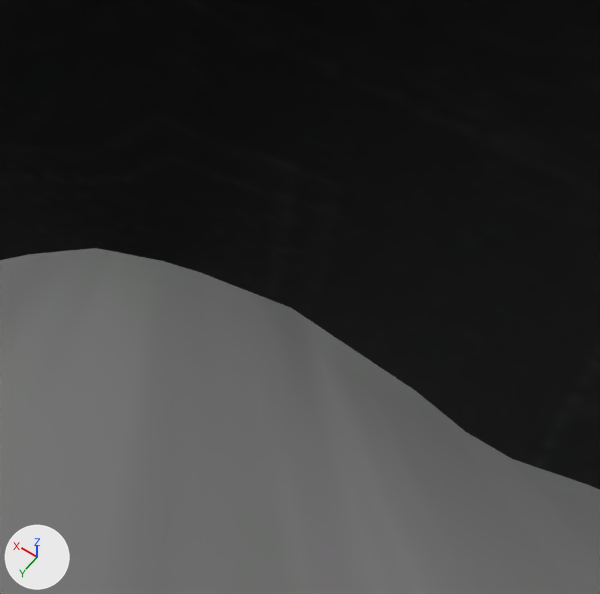
Renders of the FBX model flank/Walking.fbx from each side of a commit.
The view is the same before and after, from a camera (50 mm lens) standing at (-0.0094, 0.0236, -0.5536) and looking at (0.0006, 0.0097, -0.5754). The axes (+X, +Y, +Z) are drawn at lower left. The lights are the same throughout. The older version comes first. Where no turn or scale is listed for an object, it has been applied to the vertices.

The first picture shows 'franklin'.
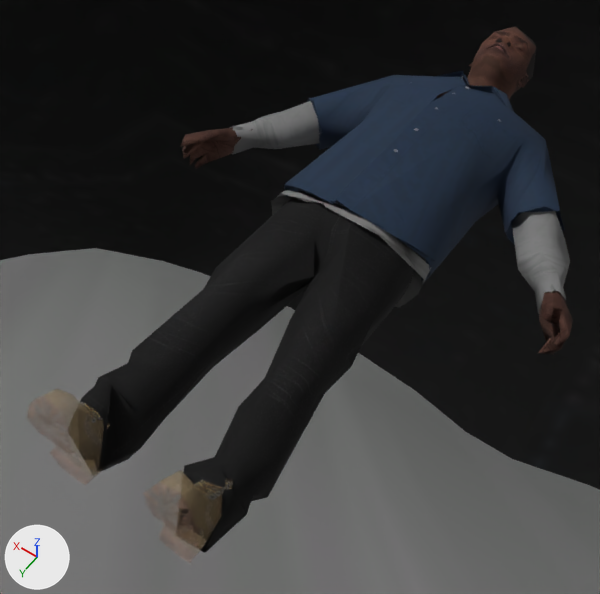
The newer file is also rescaled (x100.0), turned or shifted as a whole; pictures and numbers use the older file's frame.

Changed parts and their boxes (x1, y1, x2, y2) in the pictures (600 x 594 px):
'franklin.001', added
    after: (34, 26, 573, 563)
    faces in mat_material__214_001 (picture img_lowr_diff_008_e_uni_1_png): (67, 191, 426, 553)
    faces in mat_material__190_001 (picture img_uppr_diff_008_j_uni_png): (230, 70, 570, 314)
    faces in mat_material__178_001 (picture img_head_diff_000_c_bla_1_png): (437, 26, 536, 99)
    faces in mat_material__226_001 (picture img_hand_diff_000_a_uni_1_png): (180, 128, 573, 355)
    faces in mat_material__238_001: (34, 402, 233, 563)

What changed in the scene script:
```text
Add mat_material__202_001:
    mat_material__202_001 = bpy.data.materials.new('Material__202.001')
    # uses the picture img_teef_diff_000_a_uni_png
Add mat_material__226_001:
    mat_material__226_001 = principled_material('Material__226.001')
    mat_material__226_001.texture = img_hand_diff_000_a_uni_1_png
    mat_material__226_001.roughness = 0.9
Add mat_material__214_001:
    mat_material__214_001 = principled_material('Material__214.001')
    mat_material__214_001.texture = img_lowr_diff_008_e_uni_1_png
    mat_material__214_001.roughness = 0.9
Add mat_material__178_001:
    mat_material__178_001 = principled_material('Material__178.001')
    mat_material__178_001.texture = img_head_diff_000_c_bla_1_png
    mat_material__178_001.roughness = 0.9
Add mat_material__190_001:
    mat_material__190_001 = principled_material('Material__190.001')
    mat_material__190_001.texture = img_uppr_diff_008_j_uni_png
    mat_material__190_001.roughness = 0.9
Add mat_material__238_001:
    mat_material__238_001 = bpy.data.materials.new('Material__238.001')
    # uses the picture img_feet_diff_006_a_uni_1_png
Add me_franklin_001:
    me_franklin_001.from_pydata(...)  # 1134 vertices, 1274 faces; spans x -0.0075..0.0074, y -0.0105..0.0132, z -0.0018..0.003
    # faces by material slot: [213, 357, 67, 289, 160, 188]
    me_franklin_001.materials.append(mat_material__178_001)  # picture img_head_diff_000_c_bla_1_png
    me_franklin_001.materials.append(mat_material__190_001)  # picture img_uppr_diff_008_j_uni_png
    me_franklin_001.materials.append(mat_material__202_001)
    me_franklin_001.materials.append(mat_material__214_001)  # picture img_lowr_diff_008_e_uni_1_png
    me_franklin_001.materials.append(mat_material__226_001)  # picture img_hand_diff_000_a_uni_1_png
    me_franklin_001.materials.append(mat_material__238_001)
Add ob_franklin_001:
    ob_franklin_001 = bpy.data.objects.new('franklin.001', me_franklin_001)
    ob_franklin_001.location = (0.0, 0.00575, -0.57463)
```
